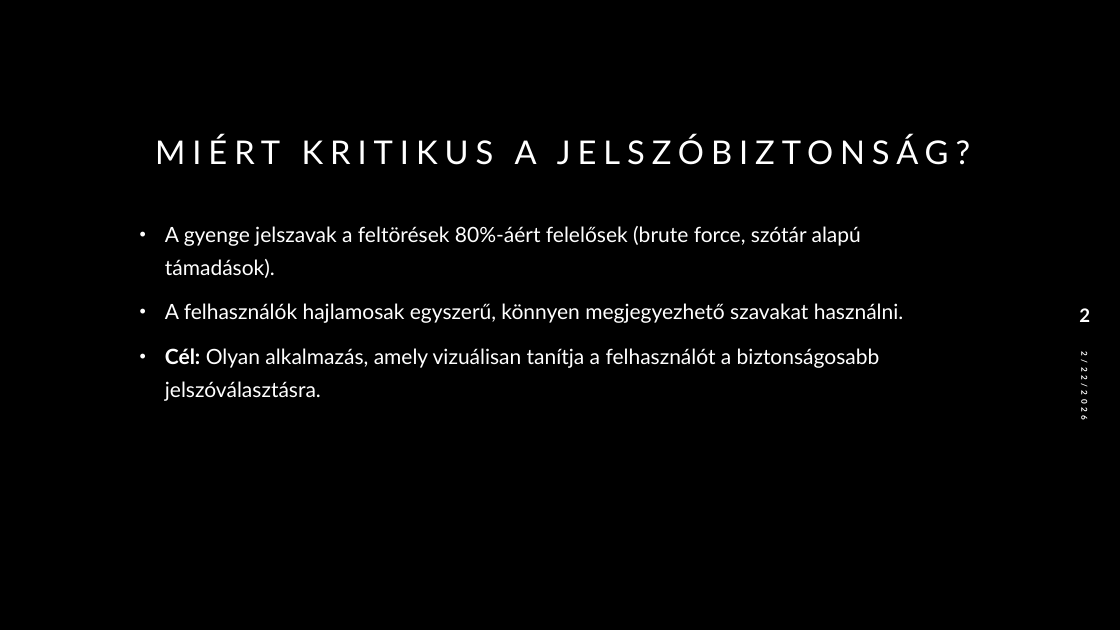
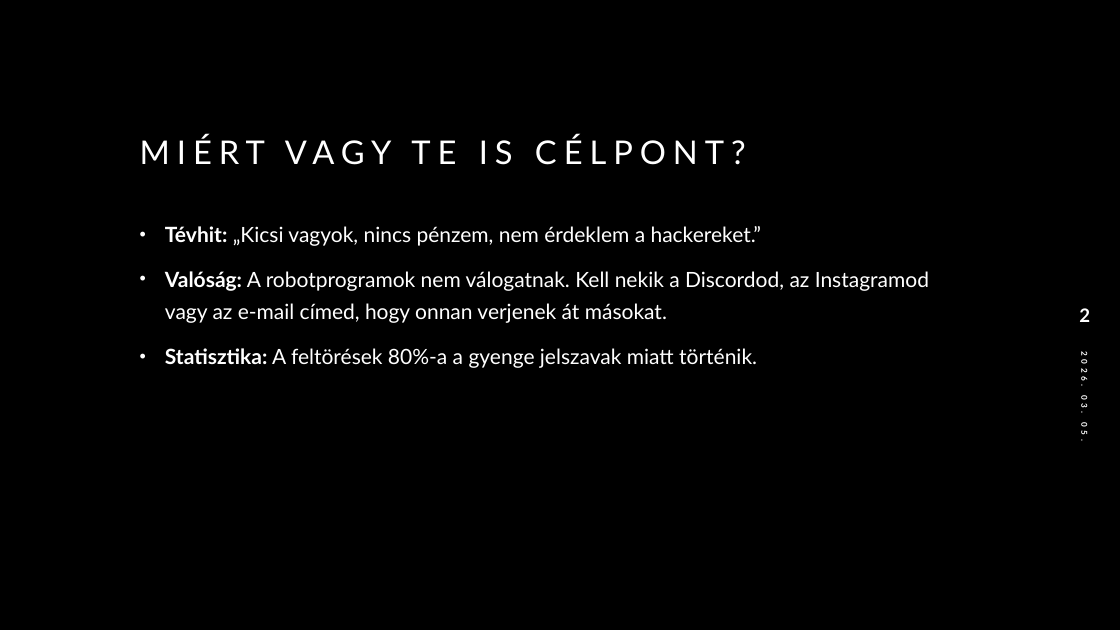
Before and after one commit to Boldi52/PasswordStrengthApp, a slide deck: slide 2 of PasswordSecurity_ppt_boldi_norbi.pptx. Drawn at 1120x630 pixels with LibreOffice and Linux fonts; fonts in the diff are those of the drawing. Boxes give left, top, right and bottom in pixels: in the first picture for what was removed or moved away, otherwise in the second. Text is boxed around its words. In the diff, an @@ line names an element or a change of style, - is before the commit and + after.

```diff
--- a/PasswordSecurity_ppt_boldi_norbi.pptx
+++ b/PasswordSecurity_ppt_boldi_norbi.pptx
@@ title at bbox=[285, 140, 391, 165]: text changed @@
-MIÉRT KRITIKUS A JELSZÓBIZTONSÁG?
+MIÉRT VAGY TE IS CÉLPONT?
@@ text at bbox=[165, 226, 929, 368]: text changed @@
-• A gyenge jelszavak a feltörések 80%-áért felelősek (brute force, szótár alapú támadások).
-• A felhasználók hajlamosak egyszerű, könnyen megjegyezhető szavakat használni.
-• Cél: Olyan alkalmazás, amely vizuálisan tanítja a felhasználót a biztonságosabb jelszóválasztásra.
+• Tévhit: „Kicsi vagyok, nincs pénzem, nem érdeklem a hackereket.”
+• Valóság: A robotprogramok nem válogatnak. Kell nekik a Discordod, az Instagramod vagy az e-mail címed, hogy onnan verjenek át másokat.
+• Statisztika: A feltörések 80%-a a gyenge jelszavak miatt történik.
```
Also in this commit, not shown: 2 other slides changed, 6 slides added, 6 slides removed.
